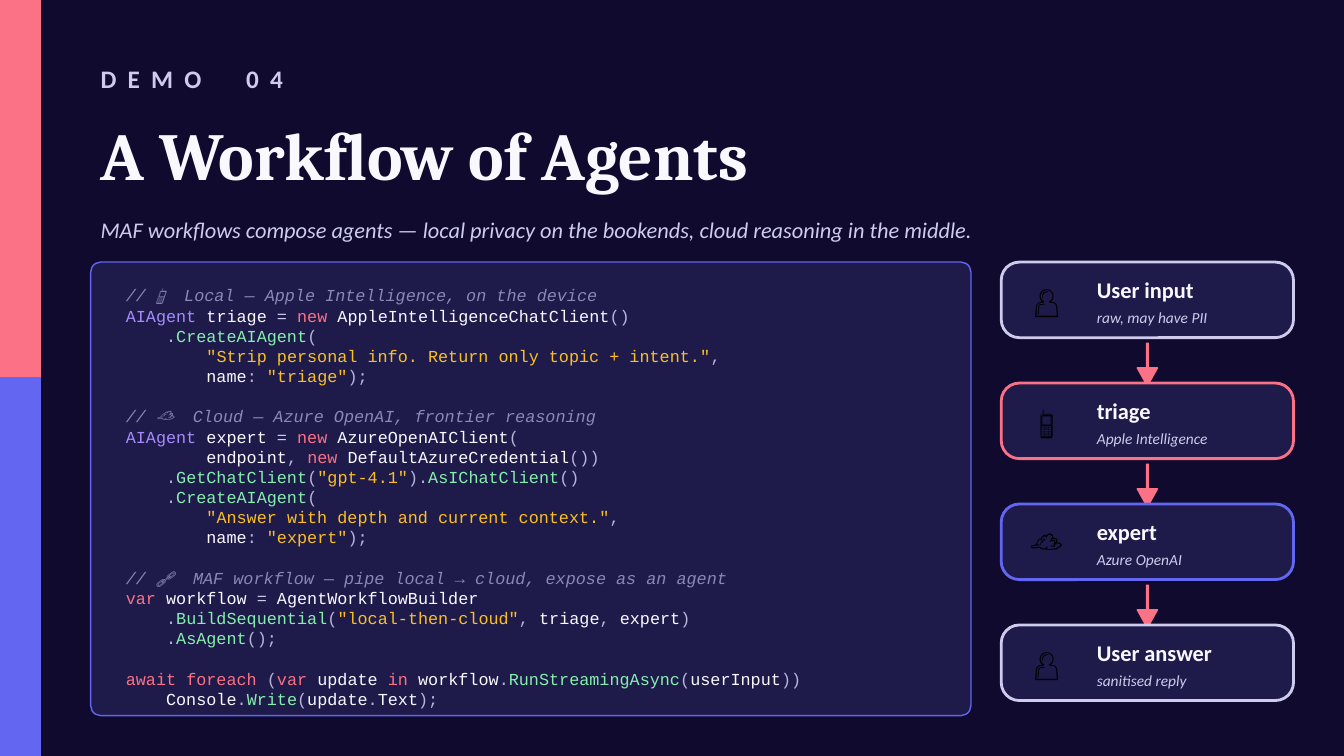
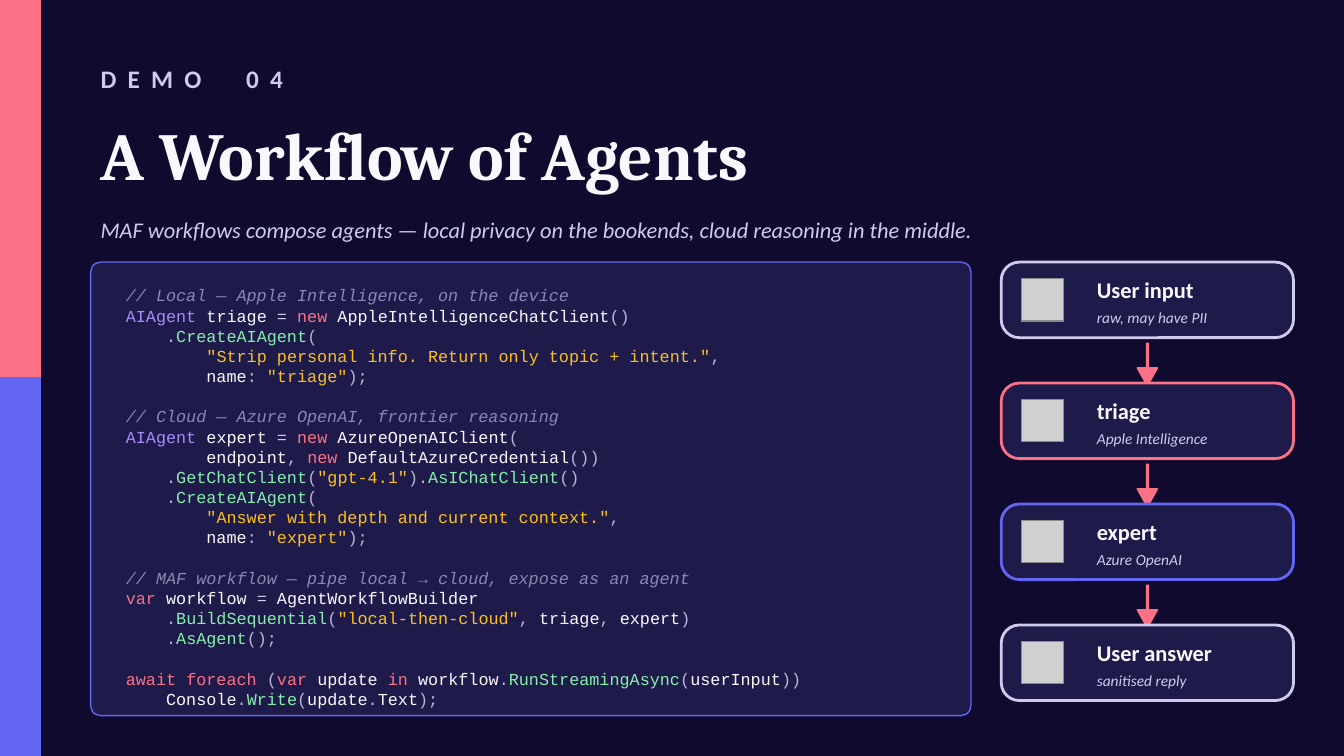
Before and after one commit to mattleibow/cptmsdug-local-cloud-agent-framework, a slide deck: slide 12 of slides/Unifying-Local-Cloud-AI.pptx. Drawn at 1344x756 pixels with LibreOffice and Linux fonts; fonts in the diff are those of the drawing; grey boxes stand for pictures. Boxes give left, top, right and bottom in pixels: in the first picture for what was removed or moved away, otherwise in the second. Text is boxed around its words. In the diff, an @@ line names an element or a change of style, - is before the commit and + after.

```diff
--- a/slides/Unifying-Local-Cloud-AI.pptx
+++ b/slides/Unifying-Local-Cloud-AI.pptx
@@ text removed at bbox=[1016, 262, 1077, 338] @@
-👤
@@ text at bbox=[156, 289, 569, 305]: text changed @@
-// 📱 Local — Apple Intelligence, on the device
+// Local — Apple Intelligence, on the device
@@ picture added at bbox=[1021, 279, 1064, 322] @@
@@ text removed at bbox=[1016, 383, 1077, 459] @@
-📱
@@ text at bbox=[156, 410, 559, 426]: text changed @@
-// ☁️ Cloud — Azure OpenAI, frontier reasoning
+// Cloud — Azure OpenAI, frontier reasoning
@@ picture added at bbox=[1021, 399, 1064, 442] @@
@@ text removed at bbox=[1016, 504, 1077, 580] @@
-☁️
@@ picture added at bbox=[1021, 521, 1064, 564] @@
@@ text at bbox=[156, 572, 690, 588]: text changed @@
-// 🔗 MAF workflow — pipe local → cloud, expose as an agent
+// MAF workflow — pipe local → cloud, expose as an agent
@@ text removed at bbox=[1016, 625, 1077, 701] @@
-👤
@@ picture added at bbox=[1021, 642, 1064, 685] @@
```
Also in this commit, not shown: 3 other files.
